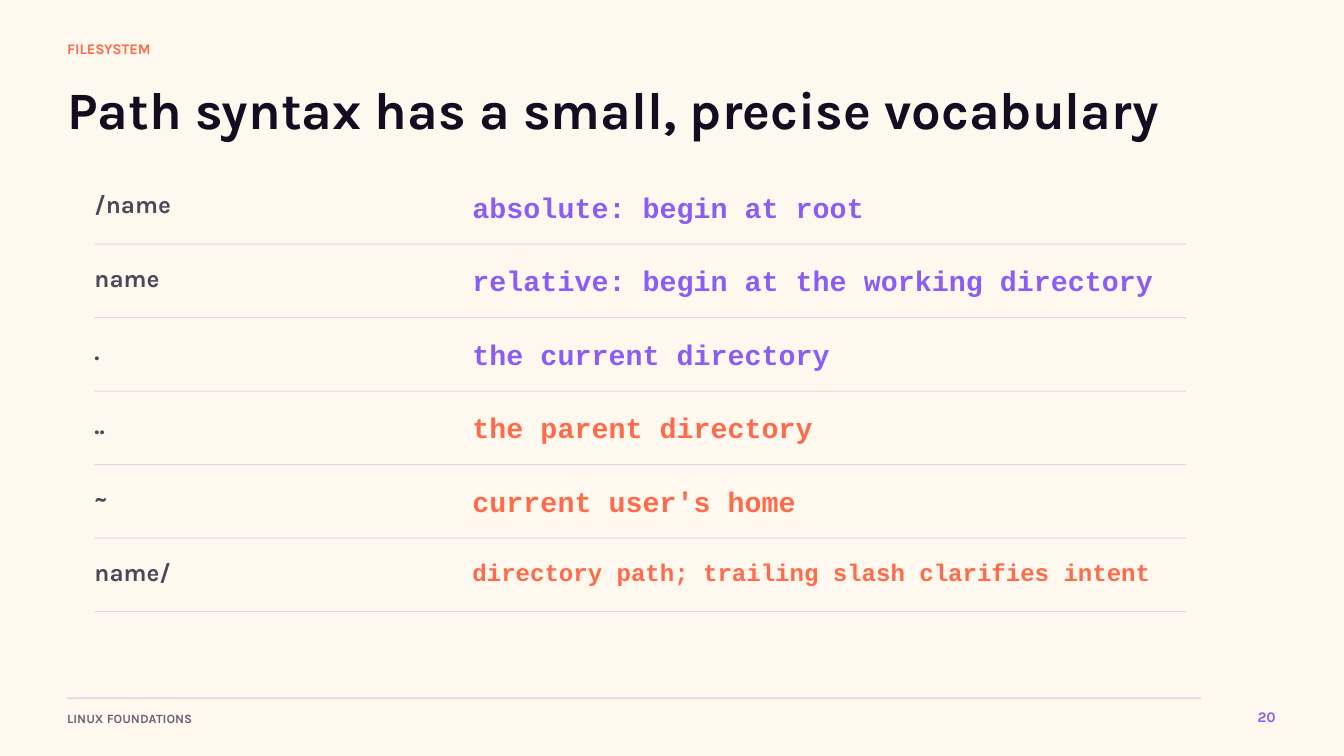
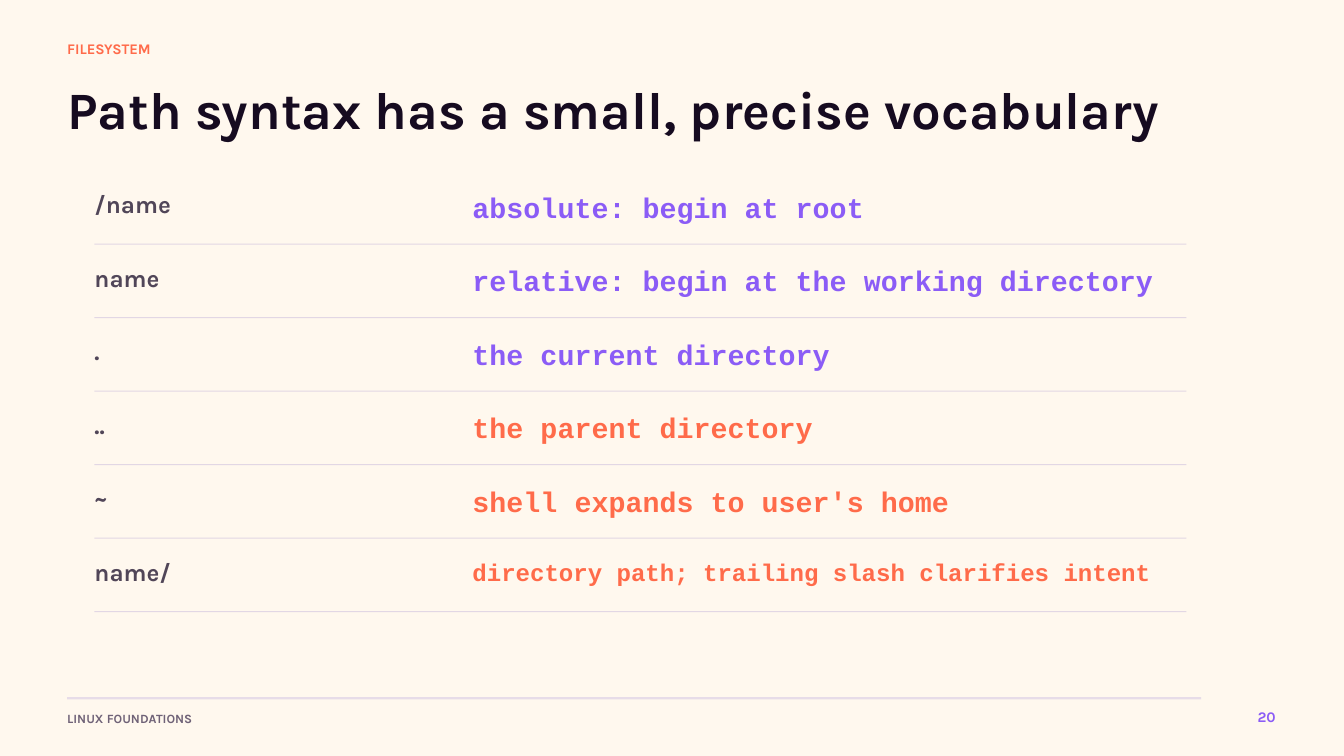
Before and after one commit to wolfmanfx/linux-course-travel-portal, a slide deck: slide 20 of downloads/linux-foundations-browser-lab-workshop.pptx. Drawn at 1344x756 pixels with LibreOffice and Linux fonts; fonts in the diff are those of the drawing. Boxes give left, top, right and bottom in pixels: in the first picture for what was removed or moved away, otherwise in the second. Text is boxed around its words. In the diff, an @@ line names an element or a change of style, - is before the commit and + after.

```diff
--- a/downloads/linux-foundations-browser-lab-workshop.pptx
+++ b/downloads/linux-foundations-browser-lab-workshop.pptx
@@ text at bbox=[472, 491, 949, 518]: text changed @@
-current user's home
+shell expands to user's home
```
Also in this commit, not shown: 5 other slides changed, 9 other files.
